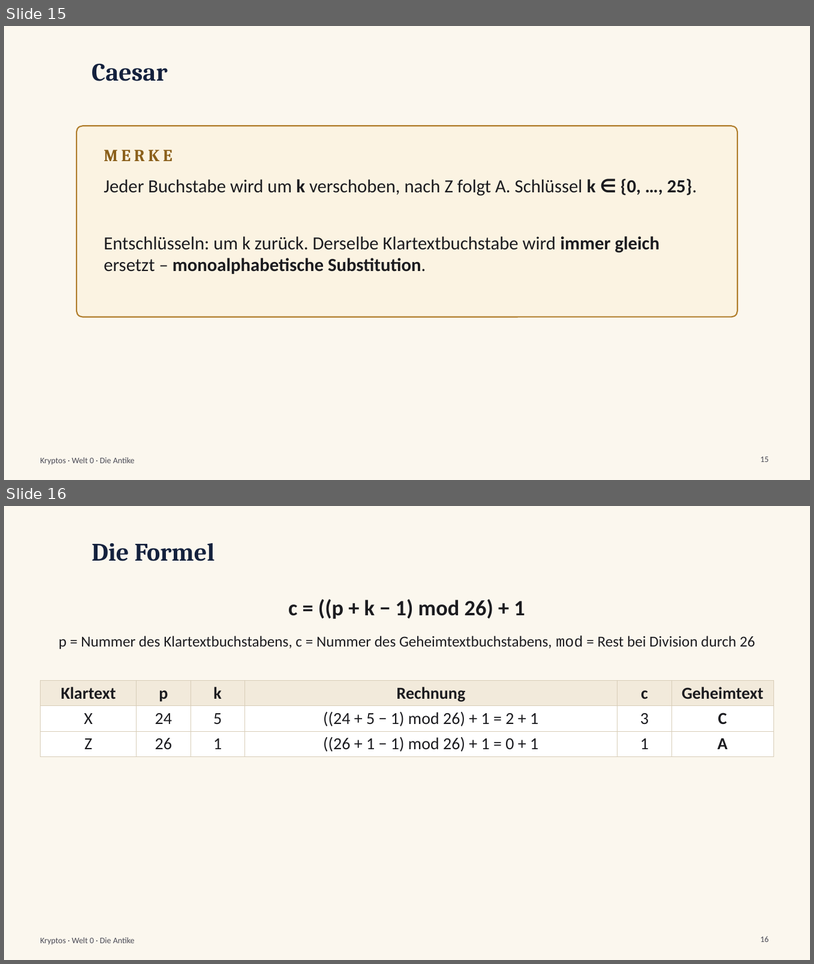
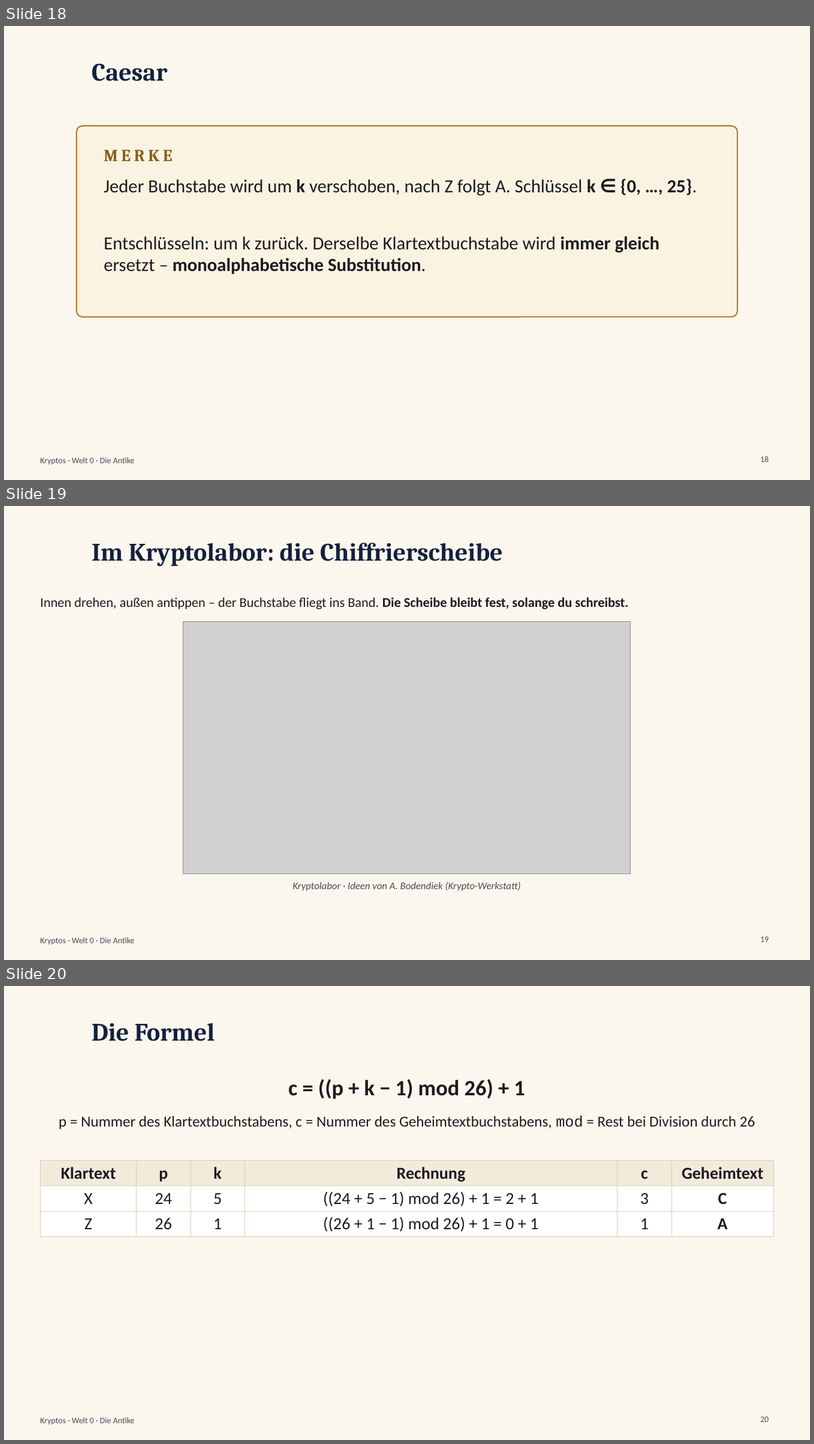
Before and after one commit to frankjuchim/kryptos, a slide deck: materialien/Welt0_Antike/1_Praesentation/KR_W0_Praesentation_Antike.pptx. Shown one above the other, each under a label of ours: slides 15 and 16 before the commit, slides 18, 19 and 20 after it. The pictures are 814x964 and 814x1444 pixels, drawn with LibreOffice and Linux fonts; fonts in the diff are those of the drawing; grey boxes stand for pictures; background and template pictures are left out. Boxes give left, top, right and bottom in pixels: in the first picture for what was removed or moved away, otherwise in the second. Text is boxed around its words. In the diff, an @@ line names an element or a change of style, - is before the commit and + after.

```diff
--- a/materialien/Welt0_Antike/1_Praesentation/KR_W0_Praesentation_Antike.pptx
+++ b/materialien/Welt0_Antike/1_Praesentation/KR_W0_Praesentation_Antike.pptx
@@ slide 19 added at box(4, 506, 810, 960), background #FBF7EE; not listed: 1 template element that a slide beside it also shows @@
@@ title added at box(92, 543, 503, 567), 30 pt, text #14213D, bold @@
+Im Kryptolabor: die Chiffrierscheibe
@@ text added at box(40, 597, 629, 609), 16 pt, text #1B1B1F @@
+Innen drehen, außen antippen – der Buchstabe fliegt ins Band. Die Scheibe bleibt fest, solange du schreibst.
@@ picture added at box(183, 622, 632, 873) @@
@@ text added at box(293, 882, 521, 891), 12 pt, text #4A4A55, italic @@
+Kryptolabor · Ideen von A. Bodendiek (Krypto-Werkstatt)
@@ page number added at box(761, 936, 769, 942), 10 pt, text #4A4A55 @@
+19
@@ what was slide 15 is now slide 18 @@
@@ page number at box(761, 456, 769, 462): text changed @@
-15
+18
@@ what was slide 16 is now slide 20 @@
@@ page number at box(761, 1416, 769, 1422): text changed @@
-16
+20
```
Also in this commit, not shown: 2 slides changed, 3 other slides added, 23 other files.
